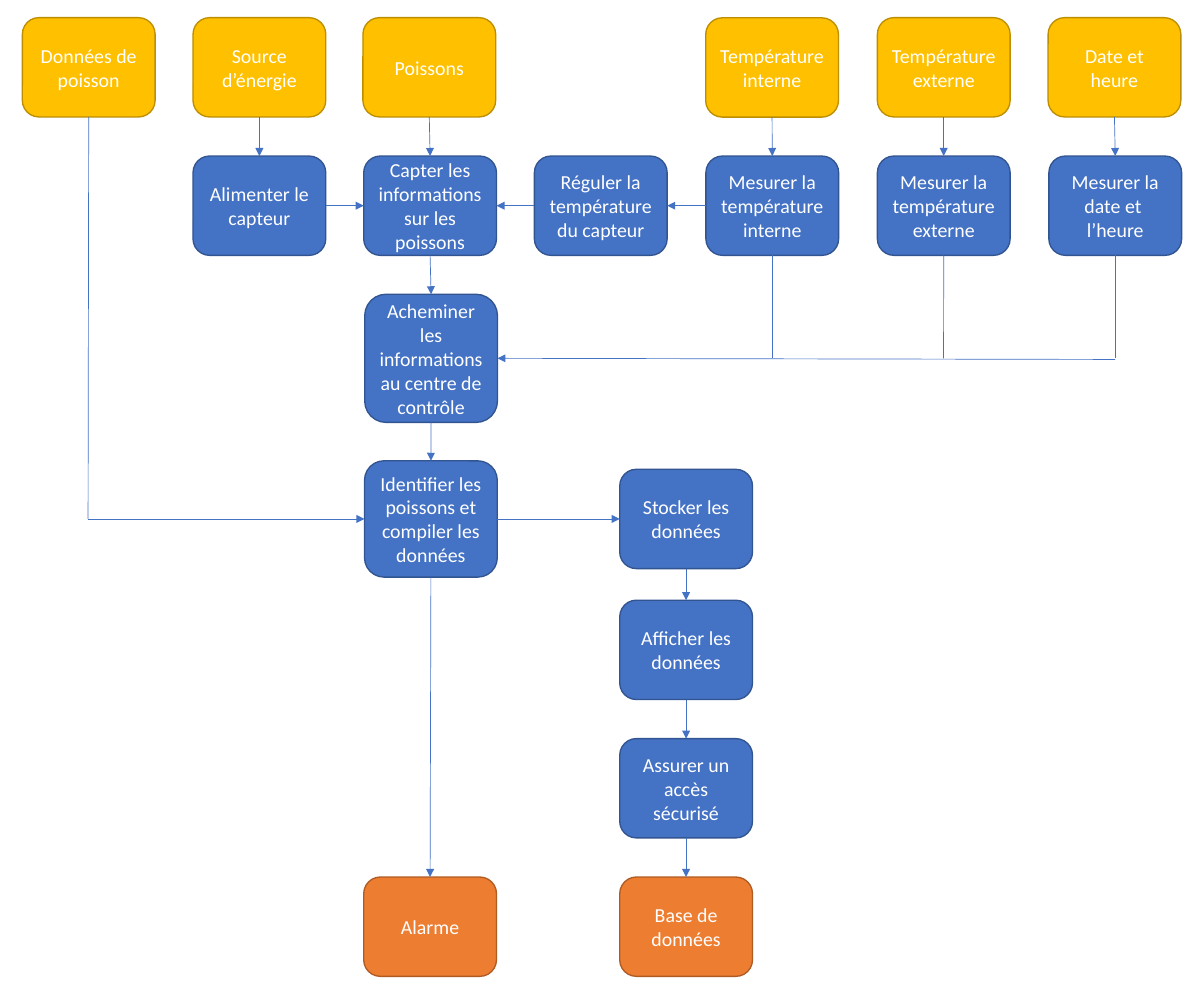
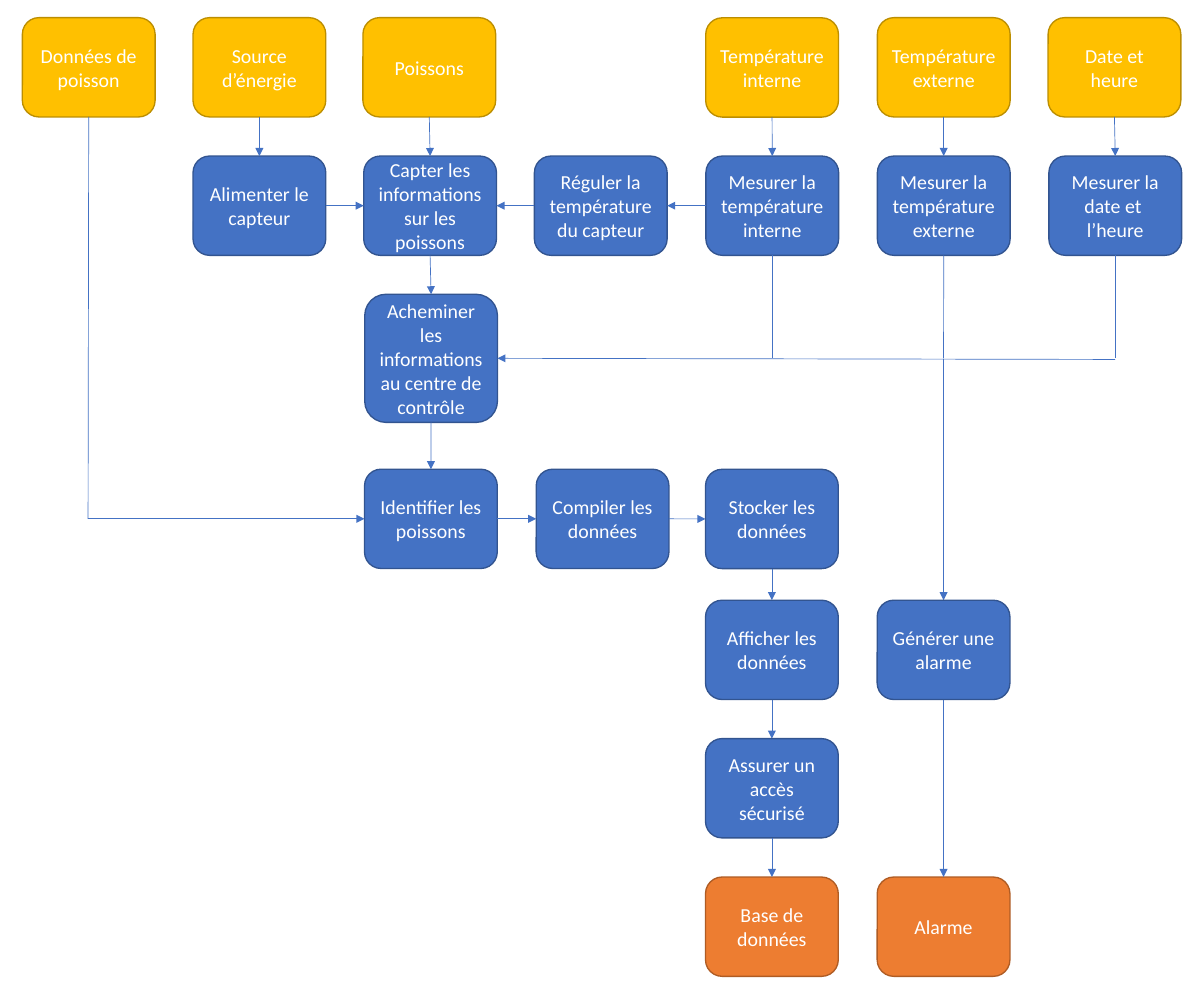
Before and after one commit to Remi-Levesque/Design1, a slide deck: slide 1 of Rapport/V2/Diagramme_fonctionnel.pptx. Drawn at 1204x994 pixels with LibreOffice and Linux fonts; fonts in the diff are those of the drawing. Boxes give left, top, right and bottom in pixels: in the first picture for what was removed or moved away, otherwise in the second. Text is boxed around its words. In the diff, an @@ line names an element or a change of style, - is before the commit and + after.

```diff
--- a/Rapport/V2/Diagramme_fonctionnel.pptx
+++ b/Rapport/V2/Diagramme_fonctionnel.pptx
@@ arrow moved from (431, 577) - (430, 877) to (944, 359) - (944, 600) @@
@@ arrow moved from (431, 422) - (431, 461) to (431, 422) - (431, 469) @@
@@ rounded rectangle "Identifier les poissons": place and size @@
-rounded rectangle "Identifier les poissons" at (364,461,497,578)
+rounded rectangle "Identifier les poissons" at (364,469,497,568)
@@ rounded rectangle added at (536,469,669,568), fill #4472C4, outline #325491 1 pt, 14.8 pt, text #FFFFFF @@
+Compiler les données
@@ text in rounded rectangle at (380,500,481,541): text changed @@
-Identifier les poissons et compiler les données
+Identifier les poissons
@@ arrow moved from (497, 518) - (619, 518) to (497, 518) - (536, 518) @@
@@ arrow added from (669, 518) to (706, 518), #4472C4 0.5 pt @@
@@ rounded rectangle added at (878,600,1011,699), fill #4472C4, outline #325491 1 pt, 14.8 pt, text #FFFFFF @@
+Générer une alarme
@@ arrow added from (944, 699) to (944, 877), #4472C4 0.5 pt @@
@@ 4 rounded rectangles, 3 arrows: place and size @@
-4 rounded rectangles, 3 arrows at (619,469,752,976)
+4 rounded rectangles, 3 arrows at (706,469,839,976)
@@ rounded rectangle "Alarme": place and size @@
-rounded rectangle "Alarme" at (364,877,497,976)
+rounded rectangle "Alarme" at (878,877,1011,976)
```
Also in this commit, not shown: 1 other file.
